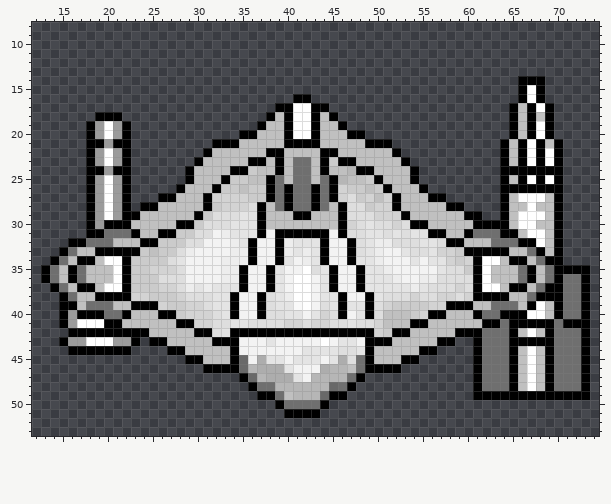
One commit to this sprite sheet: data/images/units/mechs/Bruin.gif. The picture above is the old version.
The file is 84x72 pixels. Colours within 5 levels of each other are drawn and written as one. Shown: x 12..74, y 8..53.
Once edited:
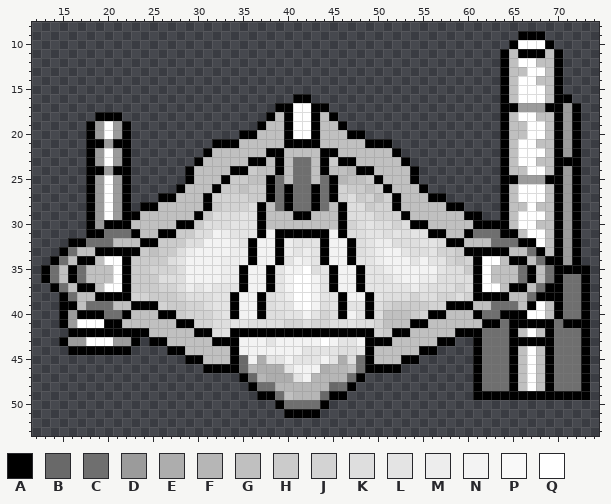
Palette (. is transparent): A #000000  B #696969  C #6f6f6f  D #9b9b9b  E #adadad  F #b6b6b6  G #c0c0c0  H #cbcbcb  J #d3d3d3  K #dedede  L #e4e4e4  M #ededed  N #f3f3f3  P #f9f9f9  Q #ffffff
Diff:
The edit adds colour A in row 9 at x 66 to 68; in row 10 at x 65 and 69; in row 11 at x 64, 66 to 68 and 70; in rows 12 to 15 at x 64 and 70; in row 16 at x 64 and 70 to 71; in rows 17 to 20 at x 64, 70 and 72.
The edit adds colour A in rows 21 to 22 at x 72; in row 23 at x 71 to 72; in rows 24 to 34 at x 72.
Colour G gives way to colour A in row 25 at x 65.
Colour Q gives way to colour A in row 25 at x 69.
The edit adds colour D in rows 17 to 22 at x 71; in rows 24 to 34 at x 71.
Colour A gives way to colour D in row 17 at x 67; in row 25 at x 66 and 68.
Colour G gives way to colour D in row 17 at x 66.
Colour Q gives way to colour D in row 17 at x 68; in row 25 at x 67.
The edit adds colour G in row 11 at x 65 and 69; in row 12 at x 65 and 68 to 69; in row 13 at x 65 to 66 and 69; in rows 14 to 16 at x 65 and 69.
Colour A gives way to colour G in row 14 at x 68; in rows 18 to 20 at x 65 and 69; in row 21 at x 68; in row 23 at x 68; in row 24 at x 65 to 66 and 69; in row 26 at x 65 and 69.
Colour Q gives way to colour G in rows 22 to 23 at x 69.
The edit adds colour Q in row 10 at x 66 to 68; in row 12 at x 66 to 67; in row 13 at x 67 to 68.
Colour A gives way to colour Q in row 14 at x 66 to 67; in rows 15 to 16 at x 66 and 68; in rows 18 to 20 at x 67; in row 21 at x 66; in row 22 at x 66 and 68; in row 23 at x 66.
Colour A gives way to colour Q in row 24 at x 67 to 68; in row 26 at x 66 to 68.
Colour G gives way to colour Q in row 18 at x 66.
